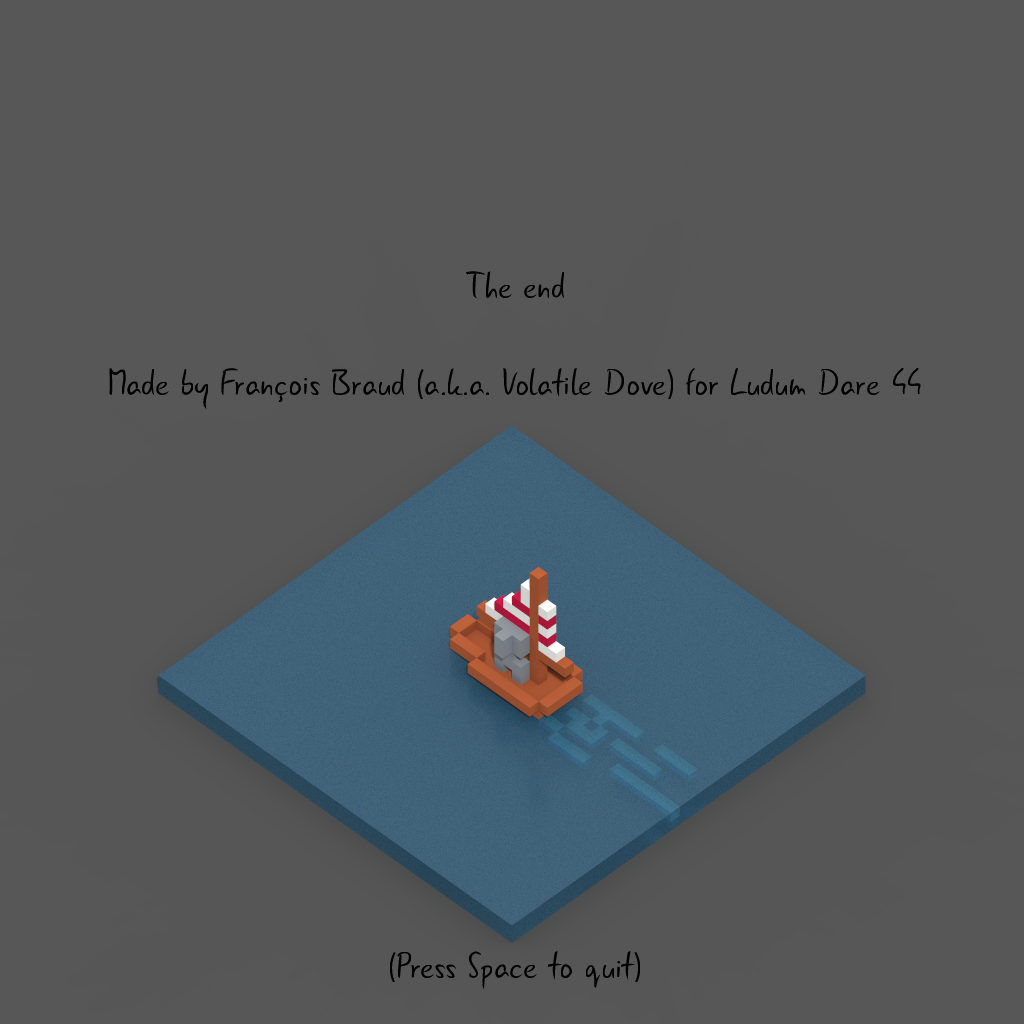
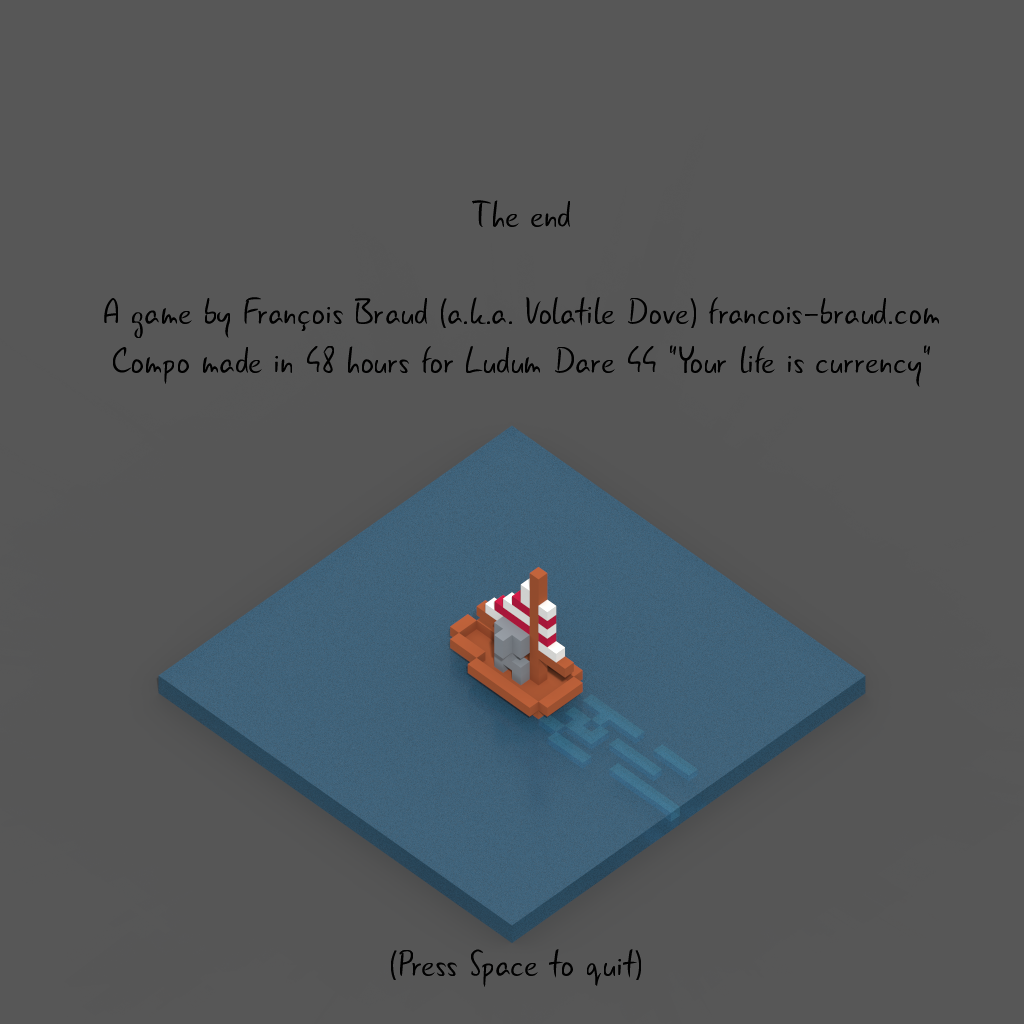
Revision of a layered 1024 × 1024 image; what changed, layer by layer:
pixels changed over <box>104,200,939,989</box> (layer not identified)
